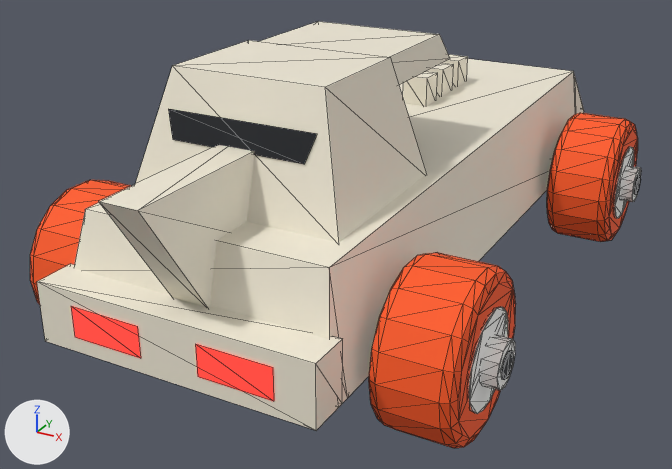
An edit to the glTF model models/cars/latte.glb, drawn before and after from the same camera.
The view is the same before and after, from a 50 mm lens placed at (1.96, -4.0, 2.18), pointed at (-0.08, -0.3, 0.33). Every picture has the same lights, and +X, +Y and +Z are marked at lower left. The older version comes first. Mesh edges are drawn as thin lines. Vertices at exactly the same position are counted once.

In view in the first picture: 'body', 'wheel_FR', 'wheel_RL', 'wheel_RR'.
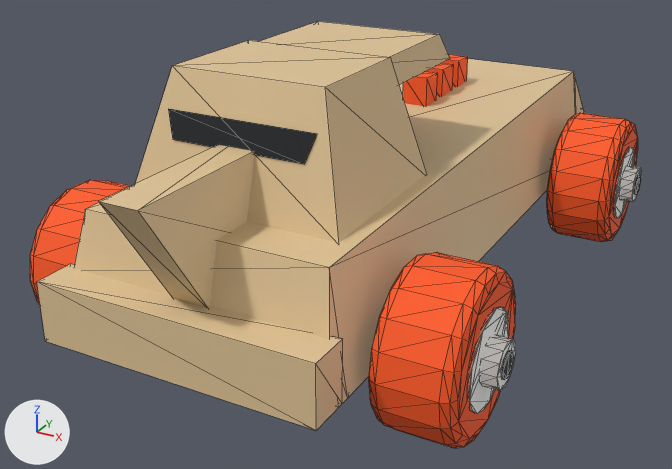
Location of each change, [x1, y1, x2, y2] in pixels of the pictures (672 x 469 px):
'body', recoloured, reshaped (white to beige)
    both: [37, 21, 584, 431]
part 1 of me_body, deleted (red)
    before: [195, 344, 274, 401]
part 2 of me_body, deleted (red)
    before: [71, 306, 140, 358]
part 3 of me_body, recoloured (pale yellow to orange)
    both: [403, 54, 468, 106]

The change, as a list of edits to the scene's bpy script:
```text
Change mat_paint:
    mat_paint.base_color: (0.896, 0.838, 0.694) -> (0.76, 0.564, 0.314)  # pale yellow #f3ecd9 -> beige #e2c698
Change me_body:
    used by ob_body; location = (0.0, 0.0, 0.0)
    remove me_body.from_pydata(...)  # 132 vertices, 180 faces; spans x -0.95..0.95, y -1.89..1.71, z 0.3..1.32
    add me_body.from_pydata(...)  # 124 vertices, 176 faces; spans x -0.95..0.95, y -1.89..1.71, z 0.3..1.32
    me_body part 1: the loose piece of 4 vertices spanning x 0.13..0.46, y -1.72, z 0.36..0.5 is deleted
    me_body part 2: the loose piece of 4 vertices spanning x -0.45..-0.13, y -1.72, z 0.36..0.5 is deleted
    me_body part 3: 36 faces spanning x -0.07..0.07, y 0.43..1.0, z 0.81..0.98 switch from mat_paint (pale yellow #f3ecd9) to mat_tire (orange #ff5a1f)
    remove me_body.materials.append(mat_tail)  # red #d8322a, glowing red #ff3d34
```
